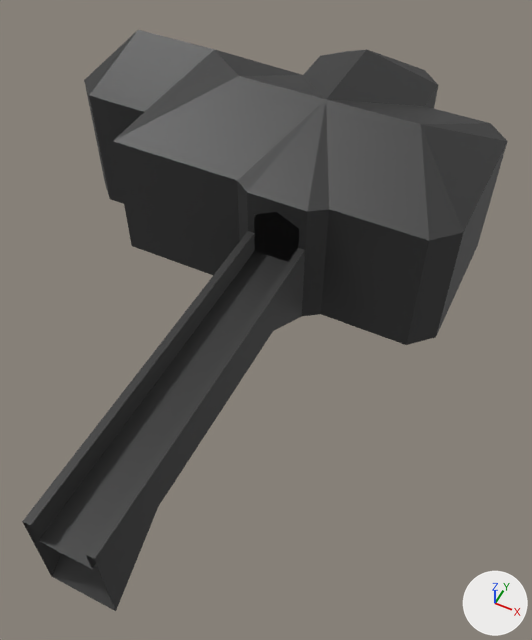
Renders of the Blender file Assets/Models/ShaderCastle/Buffer.blend from each side of a commit.
Both versions are drawn from a 50 mm lens placed at (9.7, -20.9, 21.3), pointed at (0.7, -2.9, -1.2). Arrows for +X, +Y and +Z are at lower right; the lights stay in place. The first picture is the older version.

In view in the first picture: 'Floor 0 -col', 'Foundation collider', 'Roof'.
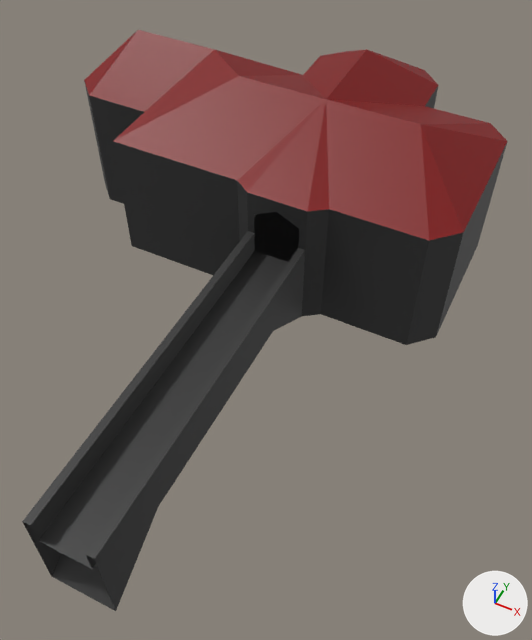
Diff of the bpy script that builds the scene:
```diff
--- a/Assets/Models/ShaderCastle/Buffer.blend.py
+++ b/Assets/Models/ShaderCastle/Buffer.blend.py
@@ mat_roof @@
+mat_roof = principled_material('Roof')
+mat_roof.base_color = (0.214, 0.0, 0.0)  # red #7f0000
@@ me_plane_002 @@
 me_plane_002.from_pydata(...)  # 30 vertices, 25 faces, 2 loose edges; spans x -12.0..7.0, y -0.5..11.5, z 3.0..5.0
-me_plane_002.materials.append(mat_333333)  # dark grey #333333
+me_plane_002.materials.append(mat_roof)  # red #7f0000
```

Location of each change, (x1, y1, x2, y2) in pixels of the pictures (532 x 640 px):
'Roof', recoloured (dark grey to red): (84, 30, 507, 241) in both
